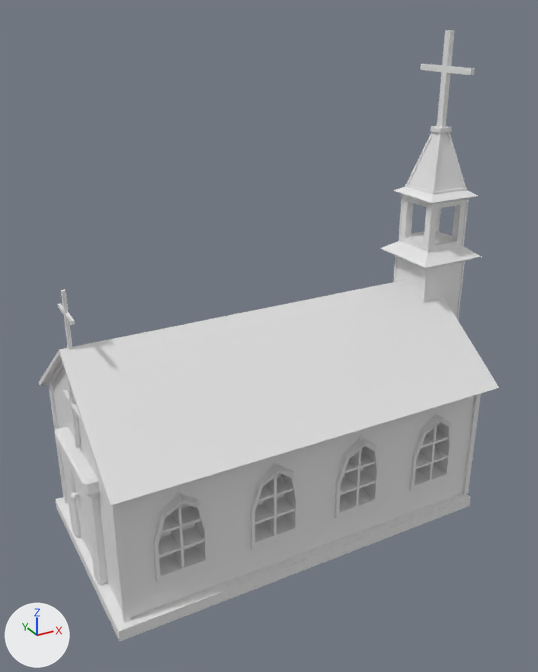
One commit to the FBX model Assets/Models/Church.fbx: the scene before it, then after it.
One viewpoint serves both versions: a 50 mm lens placed at (-13.9, -25.4, 17.8), pointed at (-0.1, -0.3, 5.3). Lighting does not change. The marker at lower left points along +X, +Y and +Z. Where no turn or scale is listed for an object, it has been applied to the vertices.
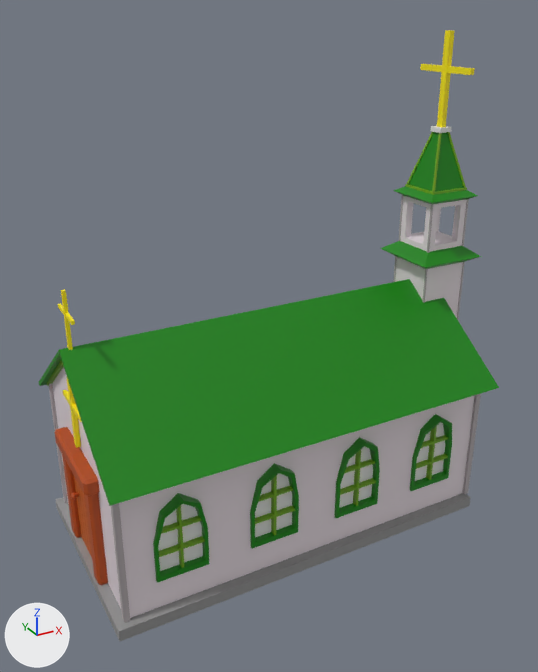
Diff of the bpy script that builds the scene:
```diff
--- a/Assets/Models/Church.fbx.py
+++ b/Assets/Models/Church.fbx.py
@@ me_cube_005 @@
 me_cube_005.from_pydata(...)  # 16 vertices, 14 faces; spans x -1.33..1.31, y -1.31..1.32, z 12.0..14.89
+me_cube_005.materials.append(mat_material)  # green #0a8300
@@ me_cube_007 @@
 me_cube_007.from_pydata(...)  # 16 vertices, 12 faces; spans x -0.12..0.12, y -1.56..1.56, z -2.34..1.5
+me_cube_007.materials.append(mat_material_003)  # yellow #ffeb00
@@ me_cube_014 @@
 me_cube_014.from_pydata(...)  # 16 vertices, 12 faces; spans x -0.07..0.07, y -0.93..0.93, z -1.4..0.9
+me_cube_014.materials.append(mat_material_003)  # yellow #ffeb00
@@ me_cube_011 @@
 me_cube_011.from_pydata(...)  # 12 vertices, 10 faces; spans x -8.7..8.6, y -5.1..5.1, z 3.1..6.9
+me_cube_011.materials.append(mat_material)  # green #0a8300
@@ me_cube_009 @@
 me_cube_009.from_pydata(...)  # 232 vertices, 228 faces; spans x -1.06..13.0, y -0.71..8.65, z -1.76..1.82
+me_cube_009.materials.append(mat_material)  # green #0a8300
@@ me_cube_025 @@
 me_cube_025.from_pydata(...)  # 80 vertices, 84 faces; spans x -0.35..0.35, y -0.35..3.65, z -2.6..2.6
+me_cube_025.materials.append(mat_material_006)  # orange #b3490f
@@ me_cube_026 @@
 me_cube_026.from_pydata(...)  # 40 vertices, 42 faces; spans x -0.35..0.35, y -2.23..2.23, z -0.35..0.35
+me_cube_026.materials.append(mat_material_006)  # orange #b3490f
@@ me_cube_016 @@
 me_cube_016.from_pydata(...)  # 392 vertices, 406 faces; spans x -0.12..0.12, y -1.38..1.38, z -2.41..2.77
+me_cube_016.materials.append(mat_material_007)  # orange #c25a0d
@@ me_cube_003 @@
 me_cube_003.from_pydata(...)  # 12 vertices, 10 faces; spans x -1.63..1.61, y -1.62..1.63, z 9.08..9.91
+me_cube_003.materials.append(mat_material)  # green #0a8300
@@ me_cube_023 @@
 me_cube_023.from_pydata(...)  # 16 vertices, 12 faces; spans x -0.09..0.09, y -1.2..1.2, z -1.8..1.15
+me_cube_023.materials.append(mat_material_003)  # yellow #ffeb00
@@ me_cube_021 @@
 me_cube_021.from_pydata(...)  # 12 vertices, 10 faces; spans x -8.7..8.3, y -4.6..4.6, z -3.6..-3.1
+me_cube_021.materials.append(mat_material_005)  # grey #929292
@@ me_cube_008 @@
 me_cube_008.from_pydata(...)  # 32 vertices, 16 faces; spans x -0.95..0.93, y -0.93..0.94, z 12.45..14.91
+me_cube_008.materials.append(mat_material_001)  # green #6fa510
@@ me_cube_012 @@
 me_cube_012.from_pydata(...)  # 192 vertices, 144 faces; spans x -1.01..12.96, y -0.08..8.44, z -1.01..2.23
+me_cube_012.materials.append(mat_material_001)  # green #6fa510
@@ ob_cube_023 @@
+ob_cube_023 = bpy.data.objects.new('Cube.023', me_cube)  # a box spanning x -7.8..7.8, y -1.0..1.0, z -2.3..2.3; a box spanning x -7.8..7.8, y -7.0..-5.0, z -2.3..2.3; in mat_material_008 (white #e7e7e7)
+ob_cube_023.location = (0.0, 3.01, 0.0)
```

Where the change shows, as pixel boxes (x1, y1, x2, y2) in the pictures (538 x 672 px):
'Cube.009', recoloured (white to green): (39, 279, 499, 506) in both
'Cube.015', recoloured: (55, 493, 471, 641) in both
'Cube.017', recoloured (grey to green): (153, 414, 452, 583) in both
'Cube.020', recoloured (grey to green): (158, 426, 448, 568) in both
'Cube.023', added: after (158, 422, 445, 571)
'Cube.004', recoloured (white to green): (394, 132, 478, 204) in both
'Cube.019', recoloured: (62, 455, 108, 585) in both
'Cube.002', recoloured (white to green): (380, 241, 481, 269) in both
'Cube.021', recoloured: (55, 427, 100, 496) in both
'Cube.006', recoloured (grey to yellow): (420, 30, 475, 127) in both
'Cube.018', recoloured: (74, 477, 92, 557) in both
'Cube.010', recoloured (grey to green): (407, 132, 466, 192) in both
'Cube.022', recoloured (grey to yellow): (63, 378, 82, 448) in both
'Cube.007', recoloured (grey to yellow): (58, 289, 75, 350) in both
